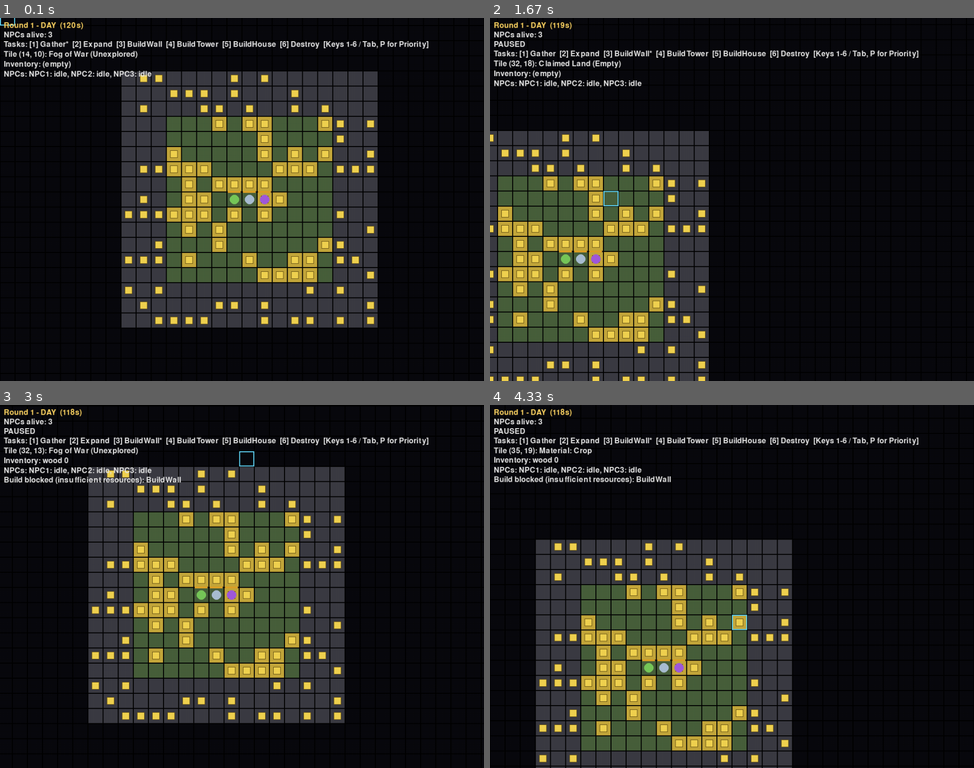
Above: before the commit, frames 1-4 (two rows, left to right).
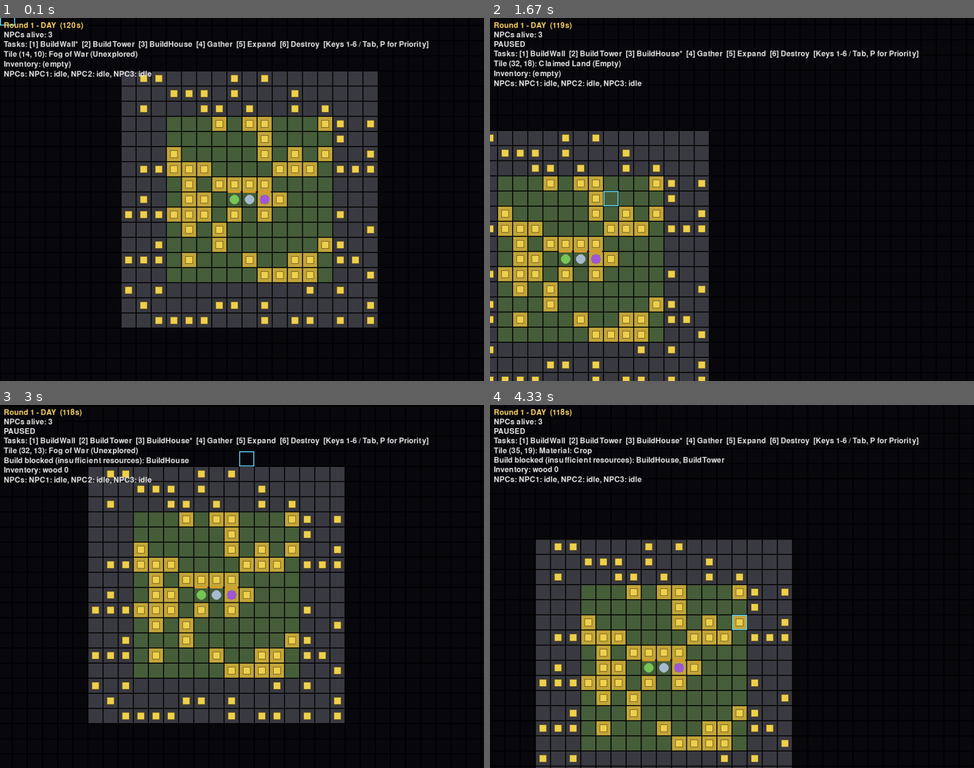
Above: after the commit, the same moments.

Repository: MiohitoKiri5474/PyGame-Final
Game: pygame game, started from src/main.py
The game is run twice, just before and just after one commit, with the same random seed, the same clock (stepped at 60 frames per second) and the same inputs.
Inputs (mouse positions are in pixels of both pictures, inside the frame that each line leads up to):
- Up to frame 1 (0.1 s): no input
- Up to frame 2 (1.67 s): hold Right 0.33-0.8 s; move the mouse to (712, 214) at 0.37 s; hold Up 0.83-1.13 s; move the mouse to (886, 188) at 0.87 s; tap Space at 0.9, 1.23, 1.53 s; tap 2 at 0.98 s; hold Right 1.17-1.63 s; move the mouse to (615, 203) at 1.2 s; tap 3 at 1.32 s
- Up to frame 3 (3 s): click (91, 669) at 1.72 s; hold Left 2-2.53 s; tap Space at 2.07, 2.37, 2.63, 2.97 s; click (314, 459) at 2.08 s; tap 2 at 2.15 s; hold Down 2.57-2.87 s; click (300, 619) at 2.65 s; tap 3 at 2.72 s; hold Left from 2.9 s (still down); click (251, 463) at 2.98 s
- Up to frame 4 (4.33 s): tap Space at 3.27, 3.4, 3.8, 4.1 s; release Left at 3.3 s; hold Up 3.33-3.7 s; click (557, 575) at 3.42 s; tap 2 at 3.48 s; hold Right from 3.73 s (still down); click (736, 622) at 3.82 s; tap 3 at 3.88 s

The runs differ from the first frame. In frame 1, 0.6% of the frame differs, in the area x 8-58%, y 6-9%; in frame 2, 0.6%; in frame 3, 1.7%; in frame 4, 1.9%, in the area x 0-57%, y 8-22%.

Commit message:
feat: implement ticket 16 - population growth (+1 NPC every 3 rounds)
Adds population.py's maybe_spawn_npc(world, round_number, transitioned),
spawning 1 NPC at the colony center on rounds 3/6/9/... at the night->day
transition, capped by ticket 15's population_cap(world). game.py's update()
gains one line passing transitioned and self.cycle.phase == DAY, since
round_number alone repeats across both halves of a round and would
double-spawn without the direction gate; the call is placed before the
save-checkpoint block so a checkpoint at the spawning transition includes
the new NPC. Role assignment continues world.py's round-robin over ROLES.

Code review caught a real gap: spawning unconditionally at the center tile
ignored a Wall built exactly there (free placement, no adjacency rule),
which would leave the new NPC permanently unable to path to any task.
Fixed with a center-first, nearest-unblocked-claimed-neighbor fallback.

No save.py changes needed - a spawned NPC round-trips through the exact
same role-based (re)construction path every other NPC already uses.

Disclosure: Based on Claude Code generated output.

Diff:
--- a/src/game.py
+++ b/src/game.py
@@ -46,6 +46,7 @@
 from npc import NPC
 from monster import spawn_monster
 from pathfinding import find_path
+from population import maybe_spawn_npc
 from task import TASK_TYPES, update_npc_tasks
 from extensions import hud_lines, render_overlays, run_ticks
 from world import World
@@ -204,6 +205,8 @@
 
             self.game_over_state.check(self.world.npcs, self.cycle.round_number)
 
+            maybe_spawn_npc(self.world, self.cycle.round_number, transitioned and self.cycle.phase == DAY)
+
             if transitioned:
                 save_checkpoint(
                     self.world, self.cycle, self.nest_manager, self.monsters, self.game_over_state
--- /dev/null
+++ b/src/population.py
@@ -0,0 +1,63 @@
+"""Pygame-free population growth: +1 NPC every 3 rounds, capped by
+population_cap(world)."""
+
+from __future__ import annotations
+
+from typing import TYPE_CHECKING
+
+from blocking import is_wall_blocked
+from build_task import population_cap
+from constants import ROLES
+from coords import tile_center
+from npc import NPC
+
+if TYPE_CHECKING:
+    from world import World
+
+ROUND_INTERVAL = 3
+
+# 4-cardinal first, then diagonals - same preference order build_task.py's
+# _displace_npcs_from_wall uses when steering an NPC off a newly built Wall.
+_ADJACENT_DELTAS = ((0, -1), (0, 1), (-1, 0), (1, 0), (-1, -1), (-1, 1), (1, -1), (1, 1))
+
+
+def _spawn_tile(world: "World") -> tuple[int, int]:
+    """Colony center is the normal spawn point. Buildings allow free
+    placement with no adjacency rule, so a Wall can end up sitting exactly on
+    that tile; task.py's pathfinding treats a Wall tile as impassable even
+    for the NPC standing on it (blocking.is_wall_blocked), which would leave
+    a center-spawned NPC unable to path to any task, forever. Fall back to
+    the nearest unblocked claimed tile in that case."""
+    cx, cy = world.grid.width // 2, world.grid.height // 2
+    if not is_wall_blocked(world.buildings, cx, cy):
+        return cx, cy
+    for dx, dy in _ADJACENT_DELTAS:
+        nx, ny = cx + dx, cy + dy
+        if (
+            world.grid.in_bounds(nx, ny)
+            and world.grid.get(nx, ny).claimed
+            and not is_wall_blocked(world.buildings, nx, ny)
+        ):
+            return nx, ny
+    return cx, cy  # no unblocked neighbor found - center is still the least-bad choice
+
+
+def maybe_spawn_npc(world: "World", round_number: int, transitioned: bool) -> NPC | None:
+    """Spawn 1 NPC at the colony center on round_number 3, 6, 9, ...
+
+    `transitioned` must already mean "this was specifically the night->day
+    transition" - round_number alone repeats across two consecutive
+    transitions (night->day into round N, then day->night back out of round
+    N), so a caller passing transitioned=True for both would double-spawn.
+    game.py resolves this by passing `transitioned and cycle.phase == DAY`.
+    """
+    if not transitioned or round_number % ROUND_INTERVAL != 0:
+        return None
+    if len(world.npcs) >= population_cap(world):
+        return None
+
+    role = ROLES[len(world.npcs) % len(ROLES)]
+    x, y = tile_center(*_spawn_tile(world))
+    npc = NPC(x, y, role=role)
+    world.npcs.append(npc)
+    return npc
--- /dev/null
+++ b/tests/test_population.py
@@ -0,0 +1,129 @@
+from build_task import Building
+from constants import BASE_POPULATION_CAP, DAY_SECONDS, NIGHT_SECONDS, ROLES
+from coords import tile_at
+from day_night import DAY, DayNightCycle
+from population import maybe_spawn_npc
+from world import World
+
+
+def _house():
+    return Building(type="House", x=0, y=0, block=0, attack=0)
+
+
+def test_no_spawn_when_not_transitioned():
+    world = World(npc_count=0)
+    assert maybe_spawn_npc(world, round_number=3, transitioned=False) is None
+    assert world.npcs == []
+
+
+def test_no_spawn_on_round_not_a_multiple_of_three():
+    world = World(npc_count=0)
+    for round_number in (1, 2, 4, 5, 7, 8):
+        assert maybe_spawn_npc(world, round_number, transitioned=True) is None
+    assert world.npcs == []
+
+
+def test_spawns_on_round_3_6_9():
+    for round_number in (3, 6, 9):
+        world = World(npc_count=0)
+        npc = maybe_spawn_npc(world, round_number, transitioned=True)
+        assert npc is not None
+        assert world.npcs == [npc]
+
+
+def test_spawn_suppressed_at_population_cap():
+    world = World(npc_count=BASE_POPULATION_CAP)
+    assert maybe_spawn_npc(world, round_number=3, transitioned=True) is None
+    assert len(world.npcs) == BASE_POPULATION_CAP
+
+
+def test_spawn_allowed_once_a_house_raises_the_cap():
+    # Default colony is exactly at the base cap (STARTING_NPC_COUNT ==
+    # BASE_POPULATION_CAP == 3), so growth only materializes once a House
+    # has been built - this is the realistic path the game actually hits.
+    world = World(npc_count=BASE_POPULATION_CAP)
+    world.buildings.append(_house())
+
+    npc = maybe_spawn_npc(world, round_number=3, transitioned=True)
+
+    assert npc is not None
+    assert len(world.npcs) == BASE_POPULATION_CAP + 1
+
+    # Back at cap after the new arrival - suppressed again on the next
+    # qualifying round until another House is built.
+    assert maybe_spawn_npc(world, round_number=6, transitioned=True) is None
+    assert len(world.npcs) == BASE_POPULATION_CAP + 1
+
+
+def test_spawned_npc_gets_a_valid_role():
+    world = World(npc_count=0)
+    npc = maybe_spawn_npc(world, round_number=3, transitioned=True)
+    assert npc.role in ROLES
+
+
+def test_spawned_npc_role_round_robins_like_the_starting_colony():
+    world = World(npc_count=0)
+    for _ in range(6):
+        world.buildings.append(_house())
+
+    roles = [maybe_spawn_npc(world, round_number, transitioned=True).role for round_number in (3, 6, 9)]
+
+    assert roles == [ROLES[0], ROLES[1], ROLES[2]]
+
+
+def test_spawned_npc_role_continues_the_default_worlds_round_robin():
+    # Default World() already assigned ROLES[0..2] to its 3 starting NPCs
+    # (world.py's own round-robin) - a 4th NPC should continue that
+    # sequence from ROLES[0], not restart some independent counter.
+    world = World()
+    world.buildings.append(_house())
+
+    npc = maybe_spawn_npc(world, round_number=3, transitioned=True)
+
+    assert npc.role == ROLES[0]
+
+
+def test_spawn_avoids_a_wall_built_on_the_colony_center_tile():
+    # Buildings allow free placement with no adjacency rule, so a Wall can
+    # end up sitting exactly on the colony center - the default spawn tile.
+    # A spawn placed there would be permanently unable to path anywhere
+    # (task.py's pathfinding treats the NPC's own Wall-occupied start tile
+    # as impassable), so it must fall back to a nearby unblocked tile.
+    world = World(npc_count=0)
+    world.buildings.append(_house())
+    cx, cy = world.grid.width // 2, world.grid.height // 2
+    world.buildings.append(Building(type="Wall", x=cx, y=cy, block=1, attack=0))
+
+    npc = maybe_spawn_npc(world, round_number=3, transitioned=True)
+
+    assert npc is not None
+    spawn_tile = tile_at(npc.x, npc.y)
+    assert spawn_tile != (cx, cy)
+    assert world.grid.get(*spawn_tile).claimed
+
+
+def test_direction_gate_prevents_double_spawn_when_round_repeats_across_transitions():
+    # round_number is the SAME value across two consecutive transitions
+    # (night->day into round 3, then day->night out of round 3 again shows
+    # round_number == 3). A caller that doesn't gate on direction would
+    # spawn twice for one qualifying round; this exercises the exact
+    # composition game.py uses: `transitioned and cycle.phase == DAY`.
+    world = World(npc_count=0)
+    world.buildings.append(_house())
+    cycle = DayNightCycle()
+    spawned = []
+
+    def tick(dt):
+        transitioned = cycle.update(dt)
+        npc = maybe_spawn_npc(world, cycle.round_number, transitioned and cycle.phase == DAY)
+        if npc is not None:
+            spawned.append(npc)
+
+    tick(DAY_SECONDS)  # day1 -> night1 (round stays 1)
+    tick(NIGHT_SECONDS)  # night1 -> day2 (round=2)
+    tick(DAY_SECONDS)  # day2 -> night2 (round stays 2)
+    tick(NIGHT_SECONDS)  # night2 -> day3 (round=3) -> should spawn
+    tick(DAY_SECONDS)  # day3 -> night3 (round stays 3) -> must NOT spawn again
+
+    assert cycle.round_number == 3
+    assert len(spawned) == 1
Not shown, changed: CLAUDE.md
Not shown, changed: docs/tickets/expansion/part-1-foundation/16-population-growth.md
